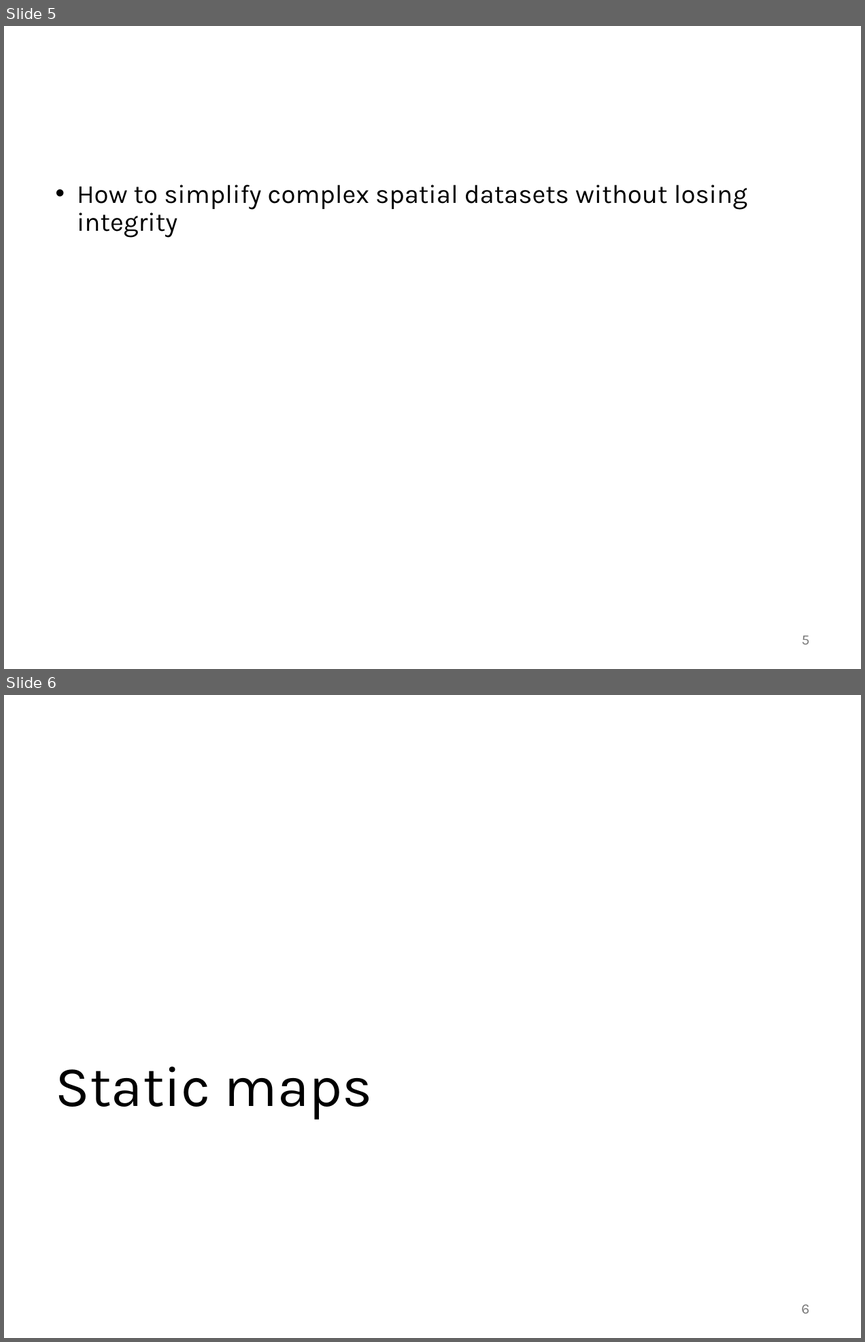
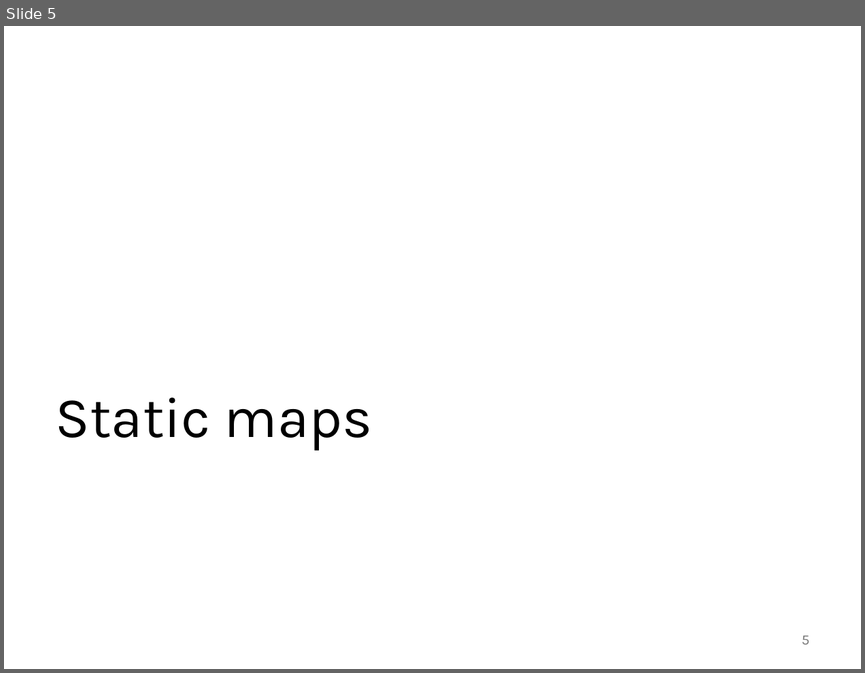
Before and after one commit to abuabara/abuabara.github.io, a slide deck: DAEN489S26/week11_slides.pptx. Shown one above the other, each under a label of ours: slides 5 and 6 before the commit, slide 5 after it. The pictures are 865x1342 and 865x673 pixels, drawn with LibreOffice and Linux fonts; fonts in the diff are those of the drawing. Boxes give left, top, right and bottom in pixels: in the first picture for what was removed or moved away, otherwise in the second. Text is boxed around its words. In the diff, an @@ line names an element or a change of style, - is before the commit and + after.

```diff
--- a/DAEN489S26/week11_slides.pptx
+++ b/DAEN489S26/week11_slides.pptx
@@ slide 5 removed at [4,26,861,669], background #FFFFFF @@
@@ text removed at [77,184,747,237] @@
-• How to simplify complex spatial datasets without losing integrity
@@ page number removed at [802,635,810,644] @@
-5
@@ what was slide 6 is now slide 5 @@
@@ page number at [802,635,810,644]: text changed @@
-6
+5
```
Also in this commit, not shown: 4 slides changed, 16 slides added, 1 other slide removed, 2 other files.
